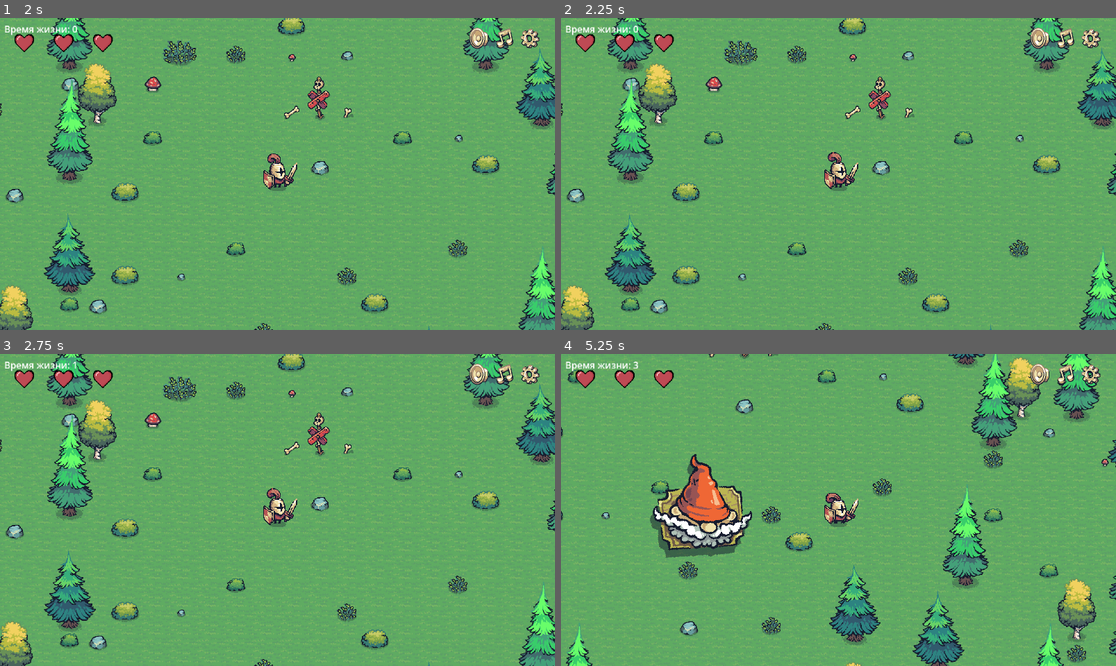
Above: before the commit, frames 1-4 (two rows, left to right).
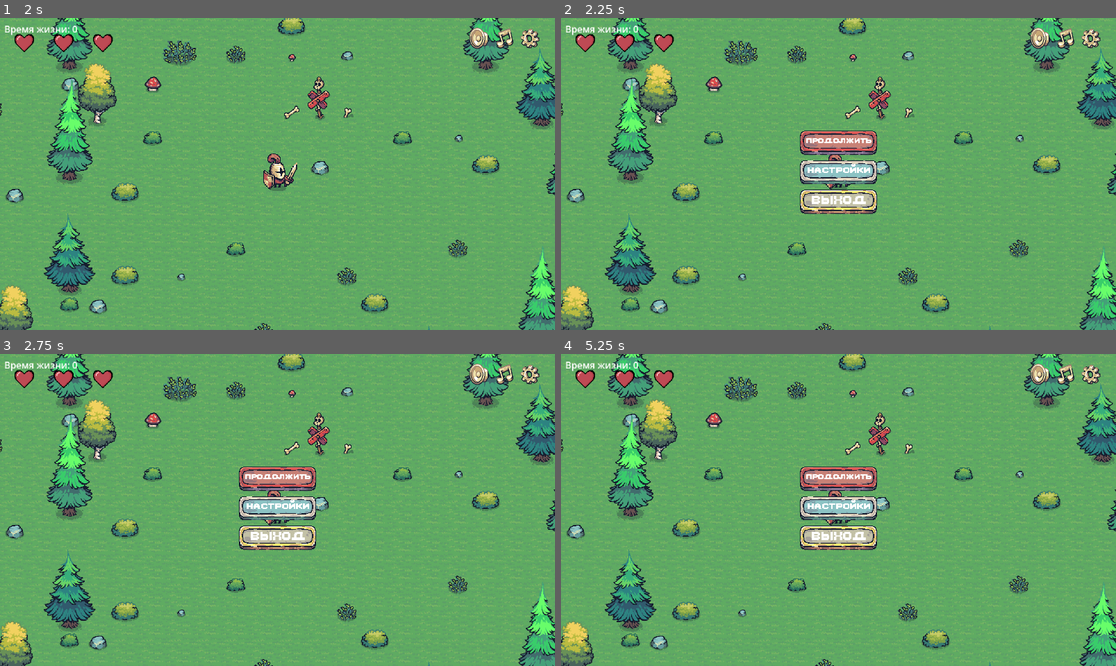
Above: after the commit, the same moments.

Repository: darkicestormteam/Fgame
Game: Godot game, scene res://scenes/mainmenu.tscn
Two runs of this game, one before a commit and one after it. Both use one fixed random seed, a clock stepped at 60 frames per second and the inputs below.
Inputs (mouse positions are in pixels of both pictures, inside the frame that each line leads up to):
- Up to frame 1 (2 s): click "старт" at 0.5 s; click "старт" at 1.25 s
- Up to frame 2 (2.25 s): click (1088, 42) at 2 s
- Up to frame 3 (2.75 s): no input
- Up to frame 4 (5.25 s): hold D (move_right) 2.78-3.53 s; hold S (move_down) 3.53-4.28 s; hold D (move_right) 4.28-5.03 s; hold W (move_up) from 5.03 s (still down)

Frame 1 is identical in both runs. In frame 2, 5.4% of the frame differs, in the area x 0-100%, y 0-100%; in frame 3, 5.3%; in frame 4, 28%.
Error before the commit: Parse Error: Expected indented block after function declaration. (res://script/gamemenu.gd:242)

Commit message:
update branch

Diff:
--- a/script/gamemenu.gd
+++ b/script/gamemenu.gd
@@ -240,5 +240,5 @@
 # Старую функцию _on_settings1_pressed можно оставить как заглушку или удалить,
 # если она больше не используется кнопкой
 func _on_settings1_pressed() -> void:
-# Теперь эта кнопка просто вызывает ту же логику что и Esc
-_toggle_pause_menu()
+	# Теперь эта кнопка просто вызывает ту же логику что и Esc
+	_toggle_pause_menu()
Not shown, changed: .gitignore
